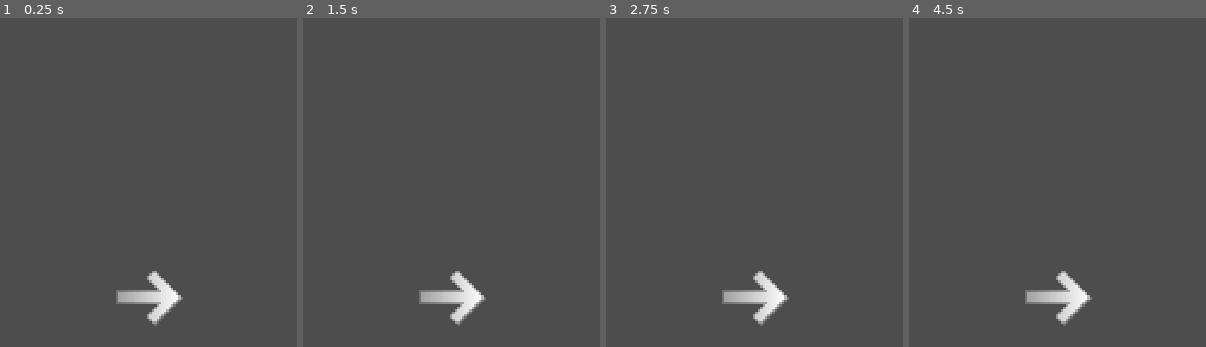
Above: before the commit, frames 1-4 (left to right).
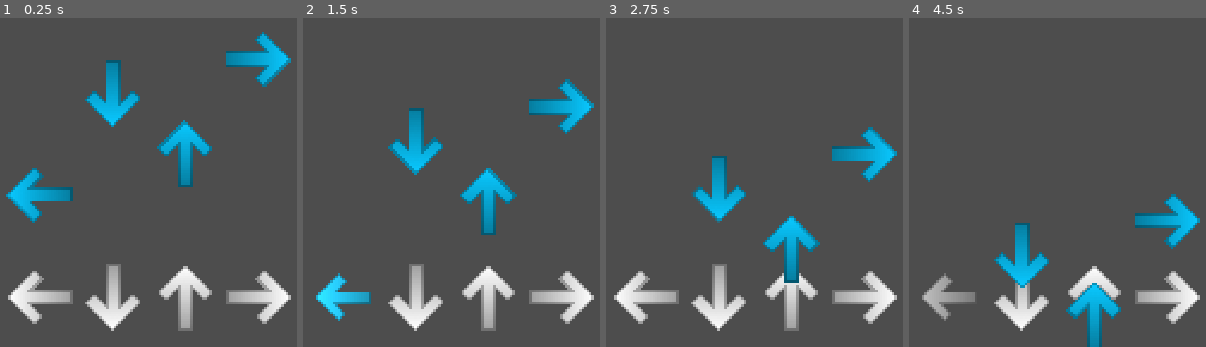
Above: after the commit, the same moments.

Repository: gameboy333/gamebeats
Game: Godot game, scene res://test.tscn
The game is run twice, just before and just after one commit, with the same random seed, the same clock (stepped at 60 frames per second) and the same inputs. Sound files missing from this copy of the repository are replaced by a short silence.
Inputs:
- Up to frame 1 (0.25 s): no input
- Up to frame 2 (1.5 s): tap Enter at 0.5 s; hold D (left, bound only after the commit) from 1.28 s (still down)
- Up to frame 3 (2.75 s): release D (left, bound only after the commit) at 2.03 s
- Up to frame 4 (4.5 s): hold D (left, bound only after the commit) from 3.53 s (still down)

The runs differ from the first frame. In frame 1, 13% of the frame differs, in the area x 2-98%, y 4-96%; in frame 2, 11%; in frame 3, 12%; in frame 4, 10%.

Commit message:
raise up your bat

Diff:
--- /dev/null
+++ b/src/arrowKey.gd
@@ -0,0 +1,35 @@
+extends Sprite2D
+
+@export var arrowType = "left"
+var baseScale = self.scale
+var pressedScale = self.scale * .85
+var baseModulate = modulate
+var pressModulate = modulate + Color(-.25,-.25,-.25)
+
+@onready var hitbox:Area2D = self.find_child("Area2D")
+
+func  _unhandled_key_input(_event):
+	if Input.is_action_just_pressed(arrowType):
+		self.scale = pressedScale
+		modulate = pressModulate
+
+		var overlapping = hitbox.get_overlapping_areas()
+		if overlapping:
+			var overlappingNote = overlapping[0].get_parent()
+			if overlappingNote and overlappingNote.is_in_group(arrowType):
+				var noteDifference = global_position.y - overlappingNote.global_position.y
+				if noteDifference > 100:
+					print("CRAP")
+				elif noteDifference > 50 and noteDifference <= 100:
+					print("bad")
+				elif noteDifference > 20 and noteDifference <= 50:
+					print("good")
+				elif noteDifference > -20 and noteDifference <= 20:
+					print("cool")
+
+				modulate = overlappingNote.modulate + Color(.15,.15,.15)
+				overlappingNote.queue_free()
+
+	if Input.is_action_just_released(arrowType):
+		self.scale = baseScale
+		modulate = baseModulate
--- /dev/null
+++ b/src/chart.gd
@@ -0,0 +1,5 @@
+extends Node2D
+
+func _ready():
+	var t = self.create_tween()
+	t.tween_property(self, "position", Vector2(960, 1600), 7)
--- /dev/null
+++ b/src/conductor.gd
@@ -0,0 +1,54 @@
+extends AudioStreamPlayer
+
+@export var bpm = 115
+@export var beats = 4
+
+var song_pos = 0.0
+var song_pos_beats = 0
+var sec_per_beat = 60.0 / bpm
+var last_beat = 0
+var beats_before_start = 0
+var beat = 0
+var measure = 1
+
+var closest = 0
+var time_off_beat = 0.0
+
+signal onBeat(pos)
+signal onMeasure(pos)
+signal onPos(pos)
+
+func _ready():
+	sec_per_beat = 60.0 / bpm
+
+func _physics_process(_delta):
+	if playing:
+		song_pos = get_playback_position() + AudioServer.get_time_since_last_mix()
+		song_pos -= AudioServer.get_output_latency()
+		emit_signal("onPos",song_pos)
+		song_pos_beats = int(floor(song_pos / sec_per_beat)) + beats_before_start
+		#print(song_pos_beats)
+		_emit_beat()
+
+func _emit_beat():
+	if last_beat < song_pos_beats:
+		beat += 1
+		if beat > beats:
+			beat = 1
+			measure += 1
+			#print("NEW MEASURE!!!!!!!!!!!!!!")
+		last_beat = song_pos_beats
+		emit_signal("onMeasure",measure)
+		emit_signal("onBeat",beat)
+
+func _on_timer_timeout():
+	song_pos_beats += 1
+	if song_pos_beats < beats_before_start - 1:
+		$Timer.start()
+	elif song_pos_beats == beats_before_start - 1:
+		$Timer.wait_time = $Timer.wait_time - (AudioServer.get_time_to_next_mix()+AudioServer.get_output_latency())
+		$Timer.start()
+	else:
+		play()
+		$Timer.stop()
+	_emit_beat()
--- /dev/null
+++ b/src/downNote.tscn
@@ -0,0 +1,17 @@
+[gd_scene load_steps=3 format=3 uid="uid://ckanwk8tqn7et"]
+
+[ext_resource type="Texture2D" uid="uid://bgard55ft20qs" path="res://Union (1).png" id="1_d4pp4"]
+
+[sub_resource type="RectangleShape2D" id="RectangleShape2D_8uh7m"]
+size = Vector2(1050, 1050)
+
+[node name="down" type="Sprite2D" groups=["down"]]
+modulate = Color(0.0358041, 0.784919, 1, 1)
+rotation = 1.5708
+scale = Vector2(0.153364, 0.153364)
+texture = ExtResource("1_d4pp4")
+
+[node name="Area2D" type="Area2D" parent="."]
+
+[node name="CollisionShape2D" type="CollisionShape2D" parent="Area2D"]
+shape = SubResource("RectangleShape2D_8uh7m")
--- /dev/null
+++ b/src/global.gd
@@ -0,0 +1 @@
+extends Node
--- /dev/null
+++ b/src/leftNote.tscn
@@ -0,0 +1,17 @@
+[gd_scene load_steps=3 format=3 uid="uid://crmq1uggi6r8t"]
+
+[ext_resource type="Texture2D" uid="uid://bgard55ft20qs" path="res://Union (1).png" id="1_ismwb"]
+
+[sub_resource type="RectangleShape2D" id="RectangleShape2D_8uh7m"]
+size = Vector2(1050, 1050)
+
+[node name="left" type="Sprite2D" groups=["left"]]
+modulate = Color(0.0358041, 0.784919, 1, 1)
+rotation = 3.14159
+scale = Vector2(0.153364, 0.153364)
+texture = ExtResource("1_ismwb")
+
+[node name="Area2D" type="Area2D" parent="."]
+
+[node name="CollisionShape2D" type="CollisionShape2D" parent="Area2D"]
+shape = SubResource("RectangleShape2D_8uh7m")
--- a/src/project.godot
+++ b/src/project.godot
@@ -15,14 +15,47 @@
 config/features=PackedStringArray("4.4", "Forward Plus")
 config/icon="res://icon.svg"
 
+[autoload]
+
+Global="*res://global.gd"
+
 [display]
 
 window/size/viewport_width=1920
 window/size/viewport_height=1080
-window/size/mode=3
 window/size/resizable=false
 window/stretch/mode="canvas_items"
 
 [editor_plugins]
 
 enabled=PackedStringArray("res://addons/godot_super-wakatime/plugin.cfg")
+
+[global_group]
+
+down=""
+left=""
+up=""
+right=""
+
+[input]
+
+left={
+"deadzone": 0.2,
+"events": [Object(InputEventKey,"resource_local_to_scene":false,"resource_name":"","device":-1,"window_id":0,"alt_pressed":false,"shift_pressed":false,"ctrl_pressed":false,"meta_pressed":false,"pressed":false,"keycode":0,"physical_keycode":68,"key_label":0,"unicode":100,"location":0,"echo":false,"script":null)
+]
+}
+down={
+"deadzone": 0.2,
+"events": [Object(InputEventKey,"resource_local_to_scene":false,"resource_name":"","device":-1,"window_id":0,"alt_pressed":false,"shift_pressed":false,"ctrl_pressed":false,"meta_pressed":false,"pressed":false,"keycode":0,"physical_keycode":70,"key_label":0,"unicode":102,"location":0,"echo":false,"script":null)
+]
+}
+up={
+"deadzone": 0.2,
+"events": [Object(InputEventKey,"resource_local_to_scene":false,"resource_name":"","device":-1,"window_id":0,"alt_pressed":false,"shift_pressed":false,"ctrl_pressed":false,"meta_pressed":false,"pressed":false,"keycode":0,"physical_keycode":74,"key_label":0,"unicode":106,"location":0,"echo":false,"script":null)
+]
+}
+right={
+"deadzone": 0.2,
+"events": [Object(InputEventKey,"resource_local_to_scene":false,"resource_name":"","device":-1,"window_id":0,"alt_pressed":false,"shift_pressed":false,"ctrl_pressed":false,"meta_pressed":false,"pressed":false,"keycode":0,"physical_keycode":75,"key_label":0,"unicode":107,"location":0,"echo":false,"script":null)
+]
+}
--- /dev/null
+++ b/src/rightNote.tscn
@@ -0,0 +1,16 @@
+[gd_scene load_steps=3 format=3 uid="uid://c1so2htq2x2kk"]
+
+[ext_resource type="Texture2D" uid="uid://bgard55ft20qs" path="res://Union (1).png" id="1_h202e"]
+
+[sub_resource type="RectangleShape2D" id="RectangleShape2D_8uh7m"]
+size = Vector2(1050, 1050)
+
+[node name="right" type="Sprite2D" groups=["right"]]
+modulate = Color(0.0358041, 0.784919, 1, 1)
+scale = Vector2(0.153364, 0.153364)
+texture = ExtResource("1_h202e")
+
+[node name="Area2D" type="Area2D" parent="."]
+
+[node name="CollisionShape2D" type="CollisionShape2D" parent="Area2D"]
+shape = SubResource("RectangleShape2D_8uh7m")
--- a/src/test.tscn
+++ b/src/test.tscn
@@ -1,10 +1,95 @@
-[gd_scene load_steps=2 format=3 uid="uid://f150kelbl01l"]
+[gd_scene load_steps=11 format=3 uid="uid://f150kelbl01l"]
 
 [ext_resource type="Texture2D" uid="uid://bgard55ft20qs" path="res://Union (1).png" id="1_37kl0"]
+[ext_resource type="AudioStream" uid="uid://bffq07opq7fvp" path="res://20.Raise Up Your Bat DELTARUNE Chapter 3 4 Soundtrack Toby Fox.mp3" id="1_ehkex"]
+[ext_resource type="Script" uid="uid://b6oairolq5g71" path="res://arrowKey.gd" id="2_8uh7m"]
+[ext_resource type="Script" uid="uid://cfgdecrl3gih0" path="res://conductor.gd" id="2_xersf"]
+[ext_resource type="PackedScene" uid="uid://ckanwk8tqn7et" path="res://downNote.tscn" id="5_00tp4"]
+[ext_resource type="Script" uid="uid://blhd6tbntn00y" path="res://chart.gd" id="5_xersf"]
+[ext_resource type="PackedScene" uid="uid://crmq1uggi6r8t" path="res://leftNote.tscn" id="6_77dp3"]
+[ext_resource type="PackedScene" uid="uid://b35gdvjk87nst" path="res://upNote.tscn" id="7_5tkv4"]
+[ext_resource type="PackedScene" uid="uid://c1so2htq2x2kk" path="res://rightNote.tscn" id="8_0m0f1"]
+
+[sub_resource type="RectangleShape2D" id="RectangleShape2D_8uh7m"]
+size = Vector2(1050, 1050)
 
 [node name="test" type="Node2D"]
 
-[node name="Sprite2D" type="Sprite2D" parent="."]
+[node name="Conductor" type="AudioStreamPlayer" parent="."]
+stream = ExtResource("1_ehkex")
+script = ExtResource("2_xersf")
+
+[node name="Timer" type="Timer" parent="Conductor"]
+one_shot = true
+autostart = true
+
+[node name="arrowRow" type="Node2D" parent="."]
 position = Vector2(960, 960)
+
+[node name="down" type="Sprite2D" parent="arrowRow"]
+position = Vector2(-87, 0.250122)
+rotation = 1.5708
 scale = Vector2(0.153364, 0.153364)
 texture = ExtResource("1_37kl0")
+script = ExtResource("2_8uh7m")
+arrowType = "down"
+
+[node name="Area2D" type="Area2D" parent="arrowRow/down"]
+
+[node name="CollisionShape2D" type="CollisionShape2D" parent="arrowRow/down/Area2D"]
+shape = SubResource("RectangleShape2D_8uh7m")
+
+[node name="left" type="Sprite2D" parent="arrowRow"]
+position = Vector2(-263.097, 0.250122)
+rotation = 3.14159
+scale = Vector2(0.153364, 0.153364)
+texture = ExtResource("1_37kl0")
+script = ExtResource("2_8uh7m")
+
+[node name="Area2D" type="Area2D" parent="arrowRow/left"]
+
+[node name="CollisionShape2D" type="CollisionShape2D" parent="arrowRow/left/Area2D"]
+shape = SubResource("RectangleShape2D_8uh7m")
+
+[node name="up" type="Sprite2D" parent="arrowRow"]
+position = Vector2(86.9026, 0.250122)
+rotation = -1.5708
+scale = Vector2(0.153364, 0.153364)
+texture = ExtResource("1_37kl0")
+script = ExtResource("2_8uh7m")
+arrowType = "up"
+
+[node name="Area2D" type="Area2D" parent="arrowRow/up"]
+
+[node name="CollisionShape2D" type="CollisionShape2D" parent="arrowRow/up/Area2D"]
+shape = SubResource("RectangleShape2D_8uh7m")
+
+[node name="right" type="Sprite2D" parent="arrowRow"]
+position = Vector2(263, 0.250122)
+scale = Vector2(0.153364, 0.153364)
+texture = ExtResource("1_37kl0")
+script = ExtResource("2_8uh7m")
+arrowType = "right"
+
+[node name="Area2D" type="Area2D" parent="arrowRow/right"]
+
+[node name="CollisionShape2D" type="CollisionShape2D" parent="arrowRow/right/Area2D"]
+shape = SubResource("RectangleShape2D_8uh7m")
+
+[node name="chart" type="Node2D" parent="."]
+position = Vector2(960, 960)
+script = ExtResource("5_xersf")
+
+[node name="down" parent="chart" instance=ExtResource("5_00tp4")]
+position = Vector2(-88, -511.75)
+
+[node name="left" parent="chart" instance=ExtResource("6_77dp3")]
+position = Vector2(-264.097, -268.847)
+
+[node name="up" parent="chart" instance=ExtResource("7_5tkv4")]
+position = Vector2(85.9026, -368.75)
+
+[node name="right" parent="chart" instance=ExtResource("8_0m0f1")]
+position = Vector2(262, -594.75)
+
+[connection signal="timeout" from="Conductor/Timer" to="Conductor" method="_on_timer_timeout"]
--- /dev/null
+++ b/src/upNote.tscn
@@ -0,0 +1,17 @@
+[gd_scene load_steps=3 format=3 uid="uid://b35gdvjk87nst"]
+
+[ext_resource type="Texture2D" uid="uid://bgard55ft20qs" path="res://Union (1).png" id="1_4n2ud"]
+
+[sub_resource type="RectangleShape2D" id="RectangleShape2D_8uh7m"]
+size = Vector2(1050, 1050)
+
+[node name="up" type="Sprite2D" groups=["up"]]
+modulate = Color(0.0358041, 0.784919, 1, 1)
+rotation = -1.5708
+scale = Vector2(0.153364, 0.153364)
+texture = ExtResource("1_4n2ud")
+
+[node name="Area2D" type="Area2D" parent="."]
+
+[node name="CollisionShape2D" type="CollisionShape2D" parent="Area2D"]
+shape = SubResource("RectangleShape2D_8uh7m")
Not shown, added: src/20.Raise Up Your Bat DELTARUNE Chapter 3 4 Soundtrack Toby Fox.mp3.import
Not shown, added: src/arrowKey.gd.uid
Not shown, added: src/chart.gd.uid
Not shown, added: src/conductor.gd.uid
Not shown, added: src/global.gd.uid
Not shown, added: src/20.Raise Up Your Bat DELTARUNE Chapter 3 4 Soundtrack Toby Fox.mp3
